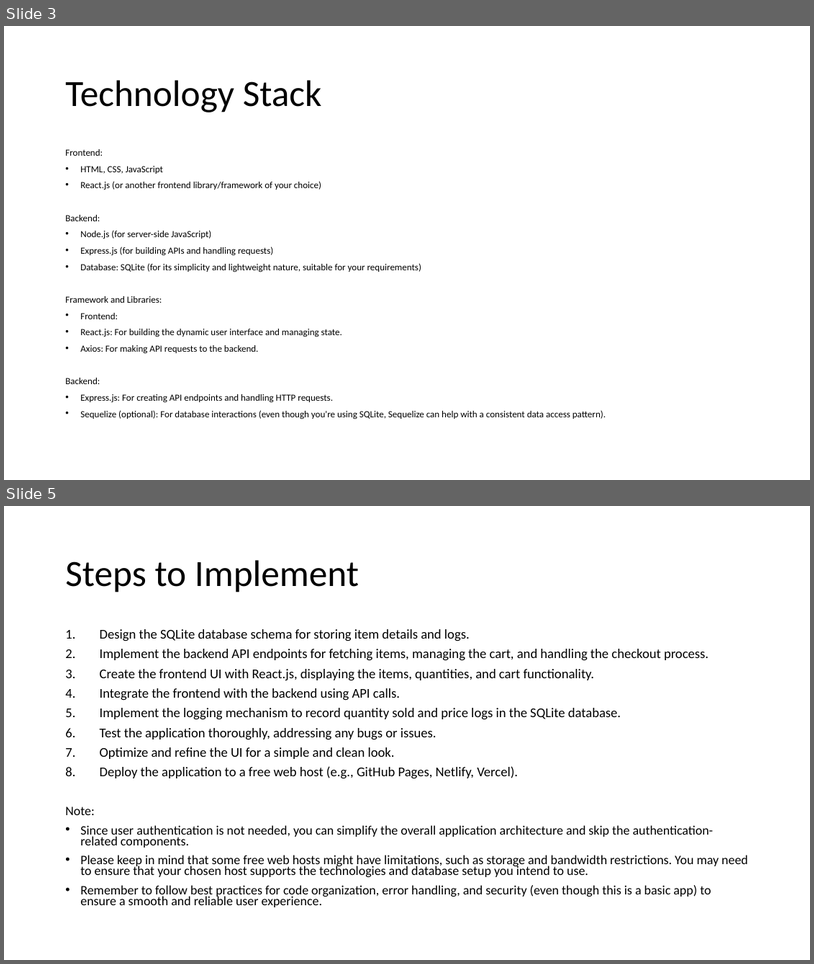
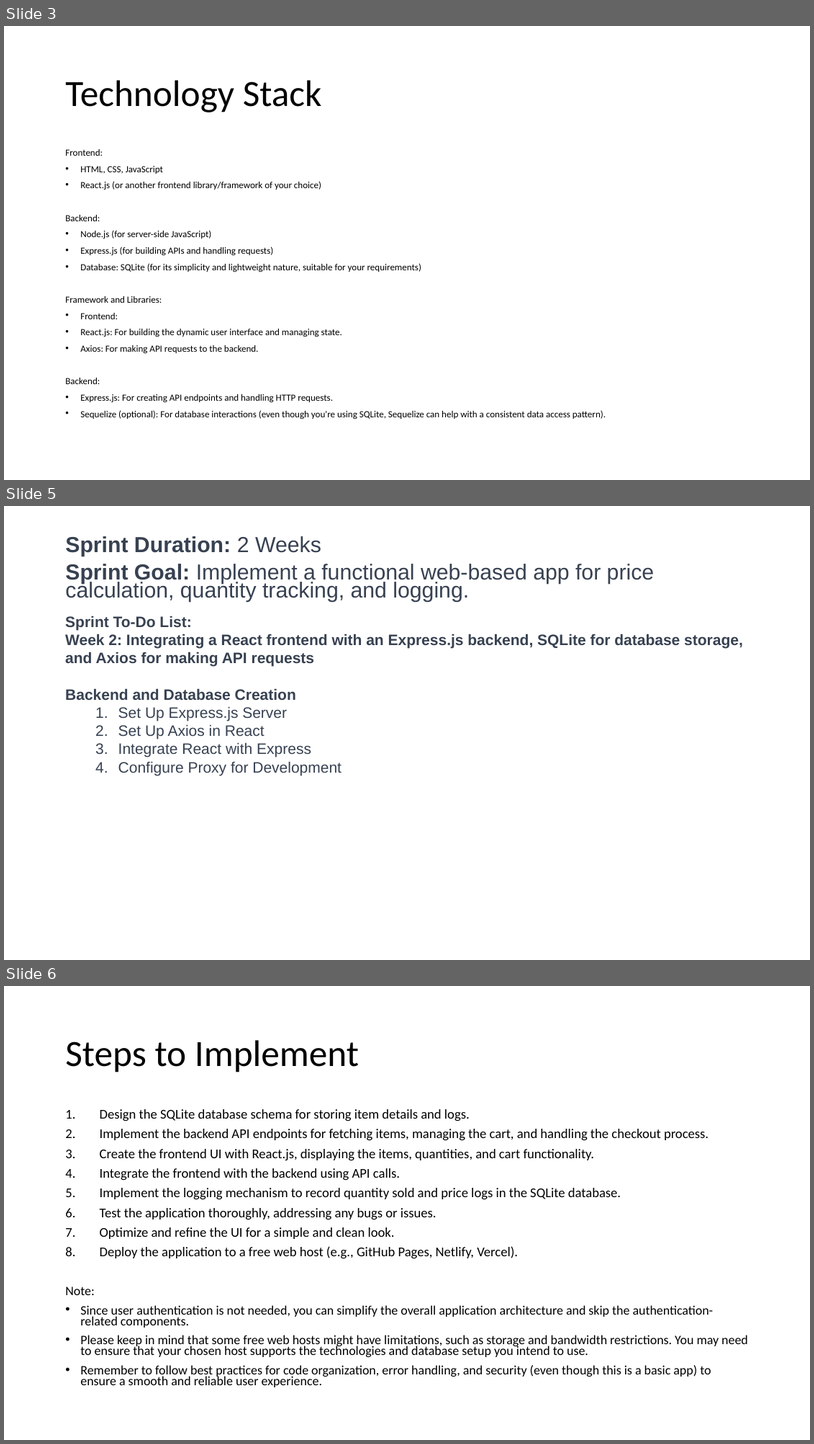
Before and after one commit to jonathanputra23/React-Store-Transactions, a slide deck: Presentation1.pptx. Shown one above the other, each under a label of ours: slides 3 and 5 before the commit, slides 3, 5 and 6 after it; the slides between them are not shown. The pictures are 814x964 and 814x1444 pixels, drawn with LibreOffice and Linux fonts; fonts in the diff are those of the drawing. Boxes give left, top, right and bottom in pixels: in the first picture for what was removed or moved away, otherwise in the second. Text is boxed around its words. In the diff, an @@ line names an element or a change of style, - is before the commit and + after.

```diff
--- a/Presentation1.pptx
+++ b/Presentation1.pptx
@@ slide 5 added at <box>4,506,810,960</box>, background #FFFFFF @@
@@ text added at <box>65,536,655,602</box>, 25.9 pt, text #374151 @@
+Sprint Duration: 2 Weeks
+Sprint Goal: Implement a functional web-based app for price calculation, quantity tracking, and logging.
@@ text added at <box>65,615,743,775</box>, 18 pt, text #374151, bold @@
+Sprint To-Do List:
+Week 2: Integrating a React frontend with an Express.js backend, SQLite for database storage, and Axios for making API requests
+Backend and Database Creation
+  1. Set Up Express.js Server
+  2. Set Up Axios in React
+  3. Integrate React with Express
+  4. Configure Proxy for Development
@@ what was slide 5 is now slide 6 @@
```
Also in this commit, not shown: 1 slide changed, 1 other file.
